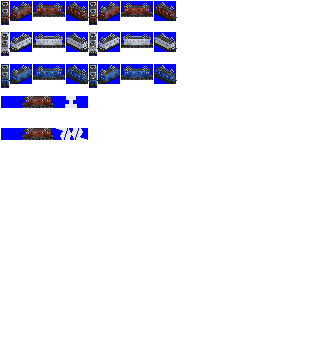
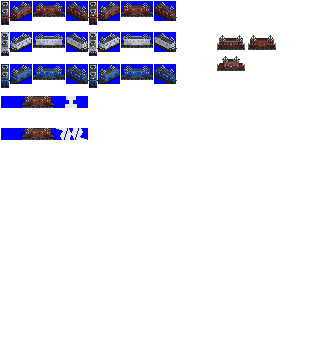
Layers edited between the first and the second 332px x 361px image:
painted on "Pasted Layer #4" over [left=217, top=35, right=276, bottom=71]
